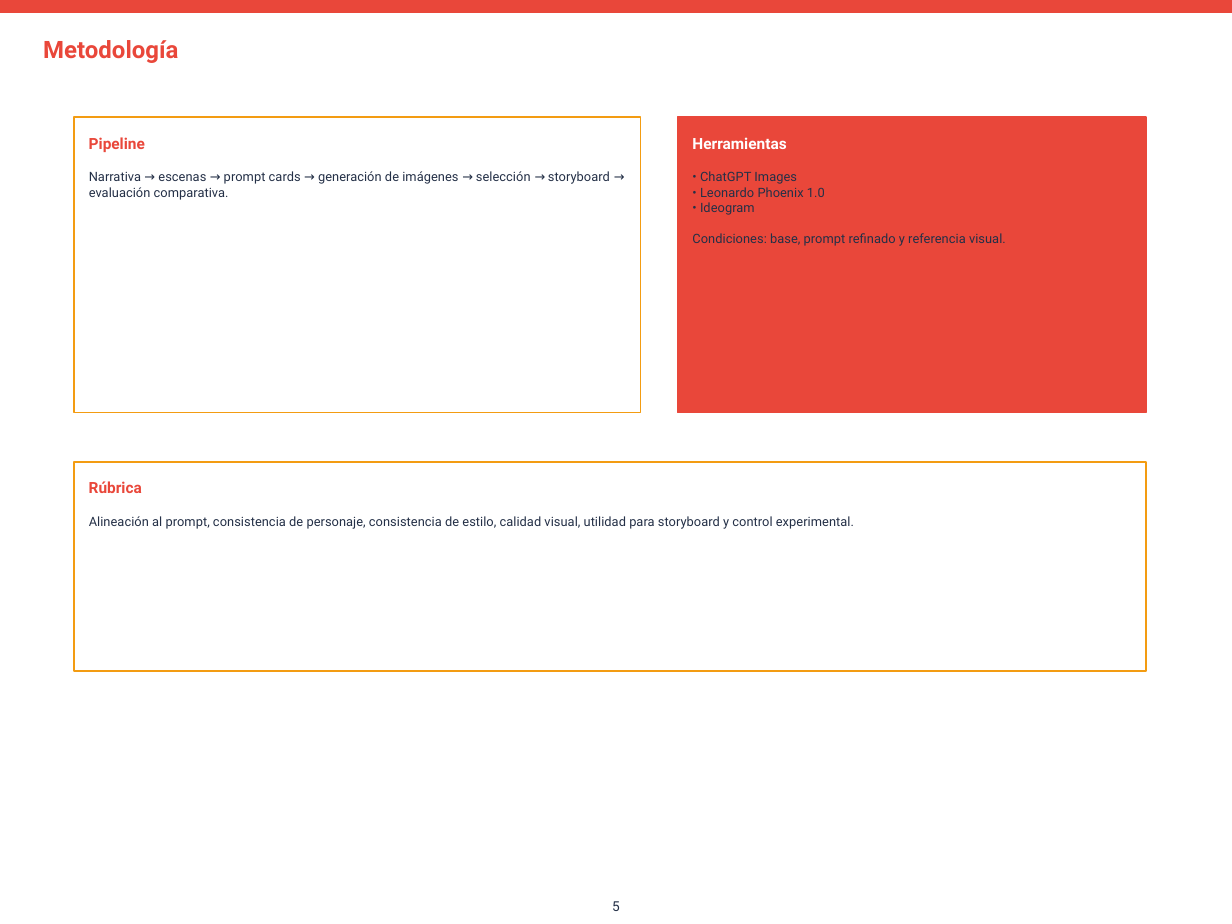
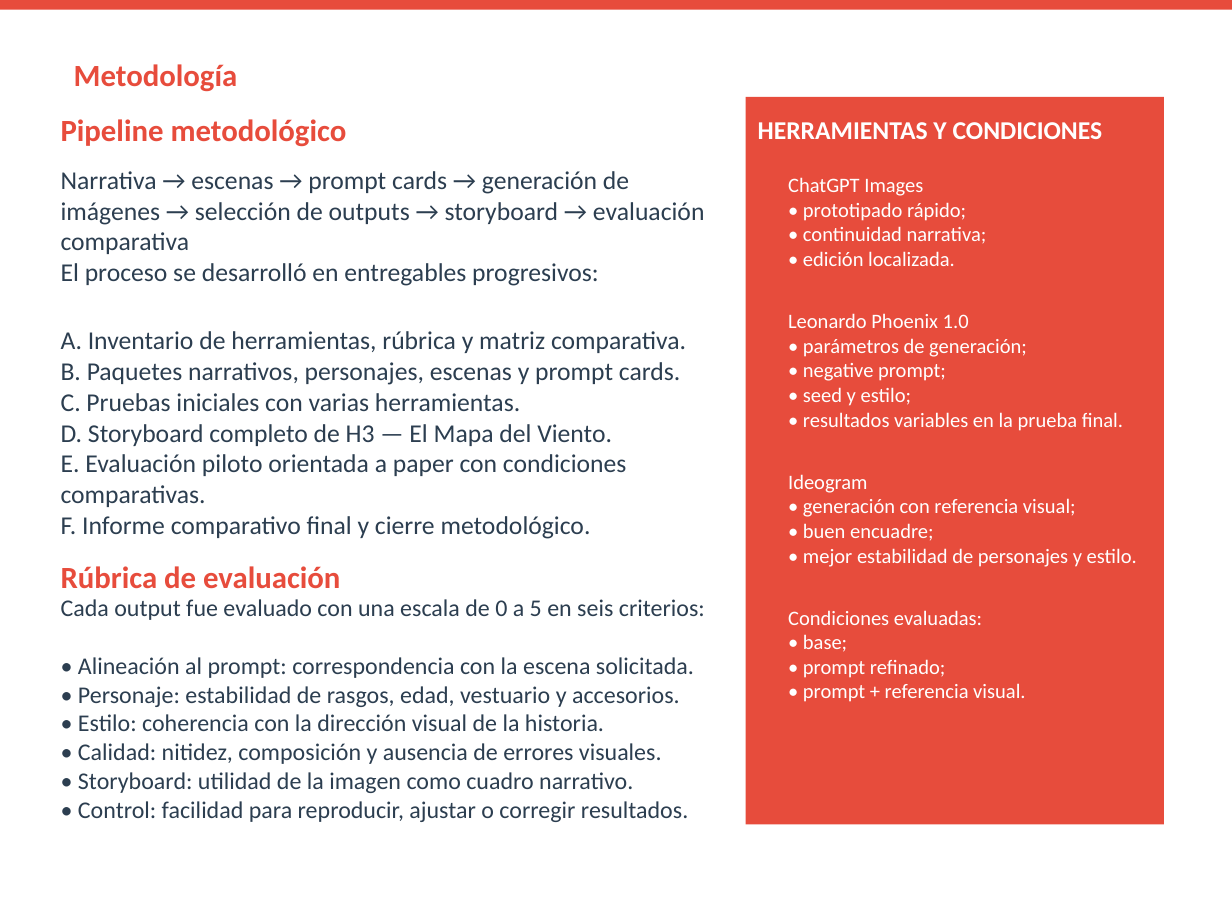
Before and after one commit to Julangar/multimedia-ia-storytelling-2026-1, a slide deck: slide 5 of docs/08_poster/Poster_GI-II_2026-1_Julian_Garcia.pptx. Drawn at 1232x924 pixels with LibreOffice and Linux fonts; fonts in the diff are those of the drawing. Boxes give left, top, right and bottom in pixels: in the first picture for what was removed or moved away, otherwise in the second. Text is boxed around its words. In the diff, an @@ line names an element or a change of style, - is before the commit and + after.

```diff
--- a/docs/08_poster/Poster_GI-II_2026-1_Julian_Garcia.pptx
+++ b/docs/08_poster/Poster_GI-II_2026-1_Julian_Garcia.pptx
@@ rectangle at (0,0,1232,10): fill #E9473A to #E74C3C; outline #E9473A 1 pt to none @@
@@ text "Metodología": place and size @@
-text "Metodología" at (43,40,178,63)
+text "Metodología" at (74,64,238,91)
@@ text "Metodología" at (74,64,238,91): size 14 to 18 pt, font Roboto to Calibri, text colour #E9473A to #E74C3C @@
@@ text at (61,119,347,146): text changed; size 9 to 18 pt; font Roboto to Calibri; text colour #E9473A to #E74C3C @@
-Pipeline
+Pipeline metodológico
@@ rectangle removed at (74,117,641,413) @@
@@ rectangle removed at (678,117,1146,413) @@
@@ rectangle added at (745,97,1164,825), fill #E74C3C @@
@@ text at (758,122,1103,139): text changed; size 9 to 15 pt; font Roboto to Calibri @@
-Herramientas
+HERRAMIENTAS Y CONDICIONES
@@ text added at (61,171,704,539), 15 pt, text #2C3E50 @@
+Narrativa → escenas → prompt cards → generación de imágenes → selección de outputs → storyboard → evaluación comparativa
+El proceso se desarrolló en entregables progresivos:
+A. Inventario de herramientas, rúbrica y matriz comparativa.
+B. Paquetes narrativos, personajes, escenas y prompt cards.
+C. Pruebas iniciales con varias herramientas.
+D. Storyboard completo de H3 — El Mapa del Viento.
+E. Evaluación piloto orientada a paper con condiciones comparativas.
+F. Informe comparativo final y cierre metodológico.
@@ text removed at (89,171,610,200) @@
-Narrativa → escenas → prompt cards → generación de imágenes → selección → storyboard → evaluación comparativa.
@@ text removed at (692,171,1006,246) @@
-• ChatGPT Images
-• Leonardo Phoenix 1.0
-• Ideogram
-Condiciones: base, prompt refinado y referencia visual.
@@ text added at (788,177,1137,702), 12 pt, text #FFFFFF @@
+ChatGPT Images
+• prototipado rápido;
+• continuidad narrativa;
+• edición localizada.
+Leonardo Phoenix 1.0
+• parámetros de generación;
+• negative prompt;
+• seed y estilo;
+• resultados variables en la prueba final.
+Ideogram
+• generación con referencia visual;
+• buen encuadre;
+• mejor estabilidad de personajes y estilo.
+Condiciones evaluadas:
+• base;
+• prompt refinado;
+• prompt + referencia visual.
@@ rectangle removed at (74,462,1146,671) @@
@@ text removed at (89,516,854,529) @@
-Alineación al prompt, consistencia de personaje, consistencia de estilo, calidad visual, utilidad para storyboard y control experimental.
@@ text at (61,566,340,589): text changed; size 9 to 18 pt; font Roboto to Calibri; text colour #E9473A to #E74C3C @@
-Rúbrica
+Rúbrica de evaluación
@@ text added at (61,599,705,822), 14 pt, text #2C3E50 @@
+Cada output fue evaluado con una escala de 0 a 5 en seis criterios:
+• Alineación al prompt: correspondencia con la escena solicitada.
+• Personaje: estabilidad de rasgos, edad, vestuario y accesorios.
+• Estilo: coherencia con la dirección visual de la historia.
+• Calidad: nitidez, composición y ausencia de errores visuales.
+• Storyboard: utilidad de la imagen como cuadro narrativo.
+• Control: facilidad para reproducir, ajustar o corregir resultados.
@@ text removed at (612,901,620,911) @@
-5
```
Also in this commit, not shown: 6 other slides changed, 2 slides added, 2 slides removed, 2 other files.
